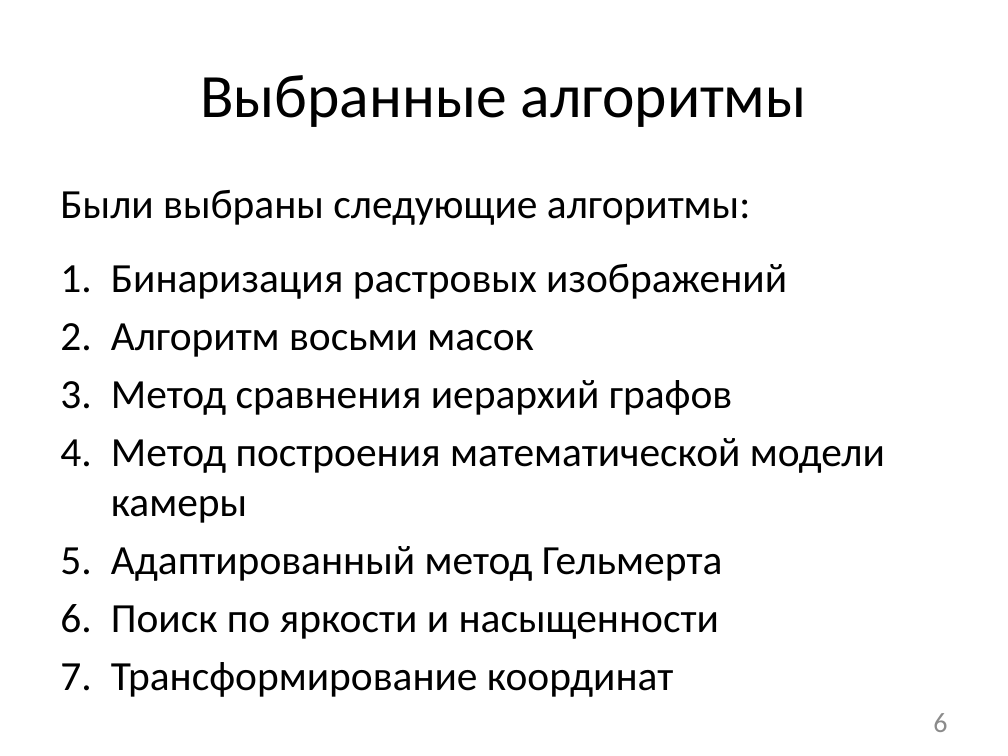
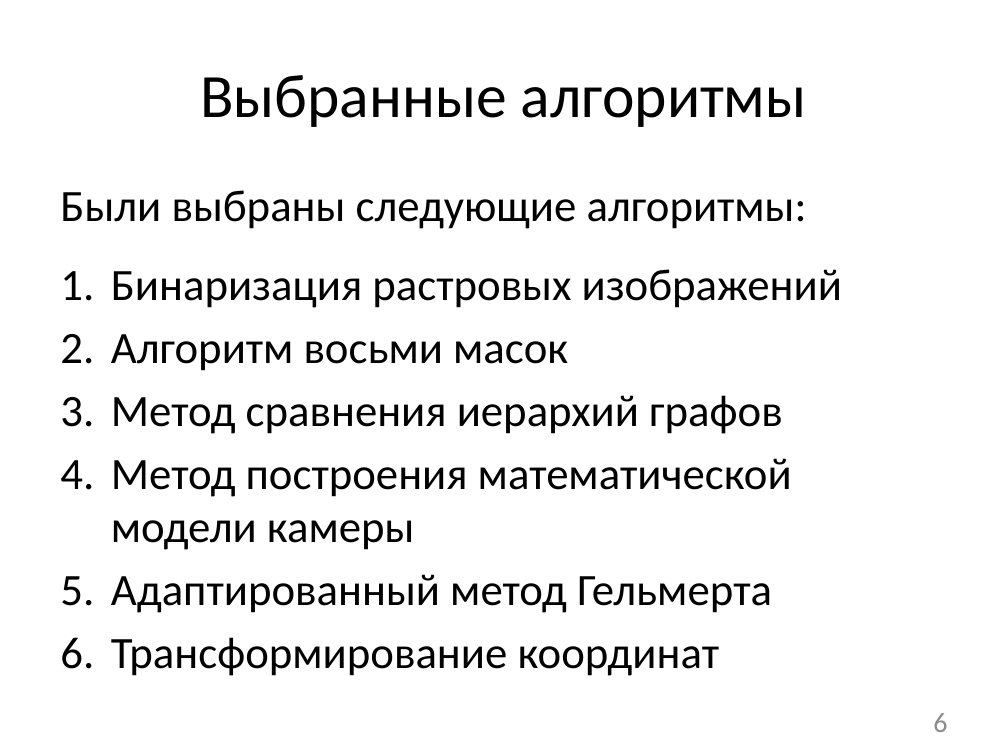
Before and after one commit to NecroArt/Diploma, a slide deck: slide 6 of docs/parts/conference.pptx. Drawn at 1008x756 pixels with LibreOffice and Linux fonts; fonts in the diff are those of the drawing. Boxes give left, top, right and bottom in pixels: in the first picture for what was removed or moved away, otherwise in the second. Text is boxed around its words. In the diff, an @@ line names an element or a change of style, - is before the commit and + after.

```diff
--- a/docs/parts/conference.pptx
+++ b/docs/parts/conference.pptx
@@ text "Были выбраны следующие алгоритмы:" at (x1=60, y1=190, x2=842, y2=676): size 29.6 to 32 pt @@
@@ text at (x1=111, y1=605, x2=719, y2=639): paragraph removed @@
-6. Поиск по яркости и насыщенности
```
Also in this commit, not shown: 3 other slides changed, 1 slide removed, 10 other files.
